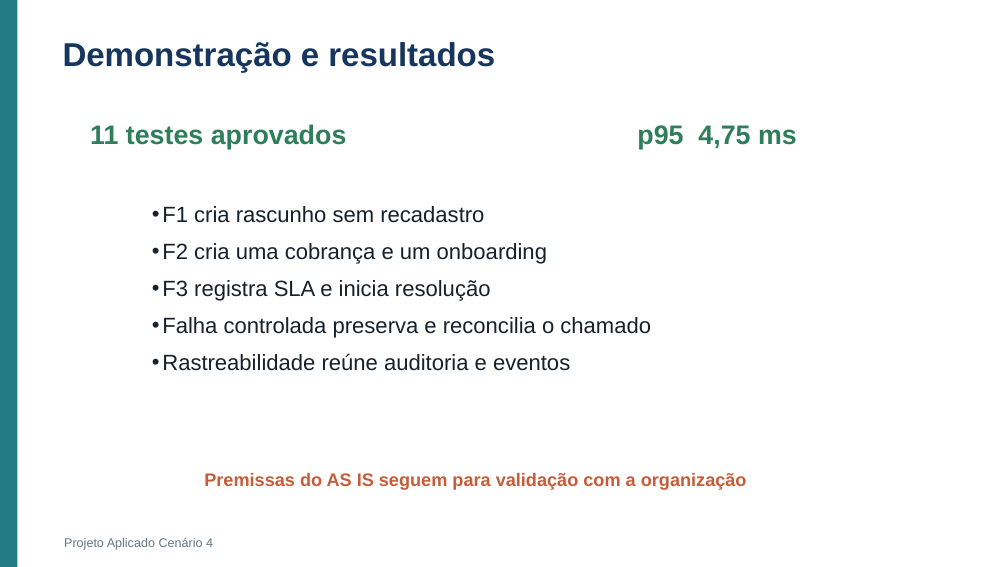
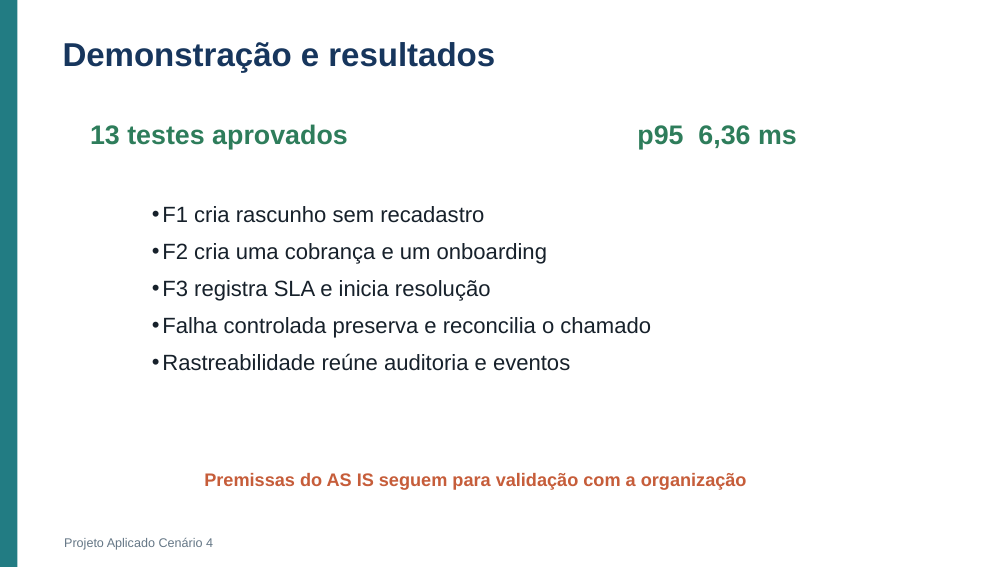
Before and after one commit to Roger-Quinelato/projetoAplicado7, a slide deck: slide 14 of output/Apresentacao_Cenario_4.pptx. Drawn at 1008x567 pixels with LibreOffice and Linux fonts; fonts in the diff are those of the drawing. Boxes give left, top, right and bottom in pixels: in the first picture for what was removed or moved away, otherwise in the second. Text is boxed around its words. In the diff, an @@ line names an element or a change of style, - is before the commit and + after.

```diff
--- a/output/Apresentacao_Cenario_4.pptx
+++ b/output/Apresentacao_Cenario_4.pptx
@@ text at box(90, 124, 348, 149): text changed @@
-11 testes aprovados
+13 testes aprovados
@@ text at box(637, 125, 797, 149): text changed @@
-p95 4,75 ms
+p95 6,36 ms
```
Also in this commit, not shown: 1 other slide changed, 1 slide added, 16 other files.
